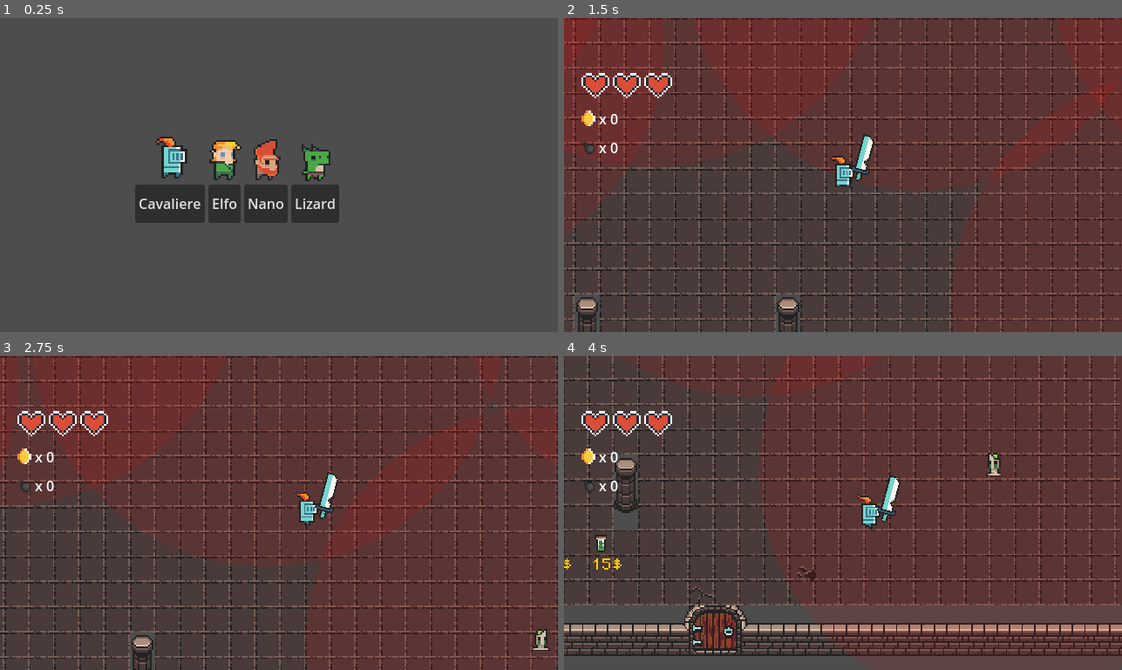
Above: before the commit, frames 1-4 (two rows, left to right).
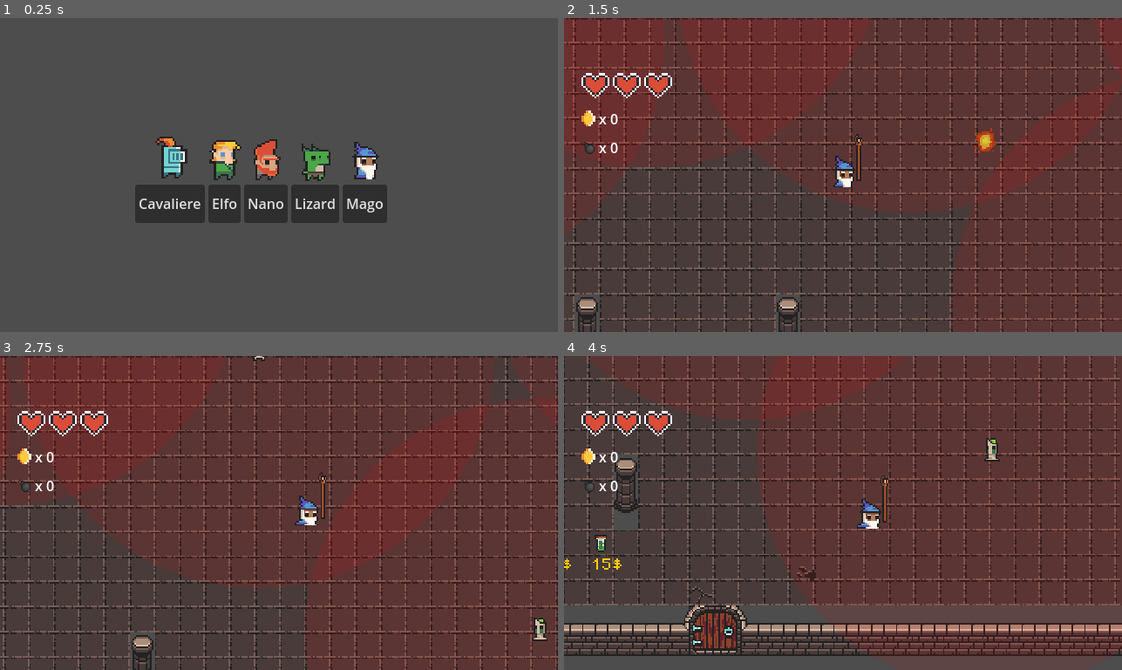
Above: after the commit, the same moments.

Repository: dadifr/Mobile_comp_Godot
Game: Godot game, scene res://scenes/character_selection.tscn
Two runs of this game, one before a commit and one after it. Both use one fixed random seed, a clock stepped at 60 frames per second and the inputs below. This scene is started directly instead of the project's main scene.
Inputs (mouse positions are in pixels of both pictures, inside the frame that each line leads up to):
- Up to frame 1 (0.25 s): no input
- Up to frame 2 (1.5 s): click (926, 203) at 0.5 s, where only the run after the commit has a clickable "Mago"; click (731, 203) at 1.25 s, where only the run before the commit has a clickable "Cavaliere"
- Up to frame 3 (2.75 s): hold Right (ui_right) from 2.03 s (still down); tap Space (attack) at 2.1 s
- Up to frame 4 (4 s): release Right (ui_right) at 2.78 s; hold Down (ui_down) 2.78-3.53 s; tap Shift (dash) at 2.85 s; hold Right (ui_right) from 3.53 s (still down); tap F (interact) at 3.6 s

The runs differ from the first frame. In frame 1, 1.3% of the frame differs, in the area x 61-70%, y 39-66%; in frame 2, 0.8%; in frame 3, 1.0%; in frame 4, 0.9%.

Commit message:
new pg
creato nuovo personaggio giocabile, gia aggiunto alla schermata di selezione dei pg

Diff:
--- a/scenes/character_selection.tscn
+++ b/scenes/character_selection.tscn
@@ -7,8 +7,10 @@
 [ext_resource type="Texture2D" uid="uid://flgyr6efghe2" path="res://assets/sprites/frames pg e utility/character/knight_m_idle_anim_f0.png" id="4_iixut"]
 [ext_resource type="Texture2D" uid="uid://ded544xo5cem3" path="res://assets/sprites/frames pg e utility/character/elf_m_idle_anim_f0.png" id="5_dv8bk"]
 [ext_resource type="PackedScene" uid="uid://bjaiw72yylptu" path="res://scenes/pg/lizard.tscn" id="5_v724p"]
+[ext_resource type="PackedScene" uid="uid://bfh75dgljhtwx" path="res://scenes/pg/mago.tscn" id="6_7rsvw"]
 [ext_resource type="Texture2D" uid="uid://l4mvjx0sr5t5" path="res://assets/sprites/frames pg e utility/character/dwarf_m_idle_anim_f0.png" id="7_iixut"]
 [ext_resource type="Texture2D" uid="uid://bvsgl2fwpb4yf" path="res://assets/sprites/frames pg e utility/character/lizard_m_idle_anim_f0.png" id="8_iixut"]
+[ext_resource type="Texture2D" uid="uid://bclwst5k6jahl" path="res://assets/sprites/frames pg e utility/character/wizzard_m_idle_anim_f0.png" id="10_v724p"]
 
 [node name="CharacterSelection" type="Control"]
 layout_mode = 3
@@ -20,6 +22,7 @@
 elf_scene = ExtResource("3_cqj7k")
 dwarf_scene = ExtResource("4_cqj7k")
 lizard_scene = ExtResource("5_v724p")
+mage_scene = ExtResource("6_7rsvw")
 
 [node name="ImCavaliere" type="TextureRect" parent="."]
 custom_minimum_size = Vector2(16, 16)
@@ -65,6 +68,17 @@
 expand_mode = 1
 stretch_mode = 5
 
+[node name="ImMago" type="TextureRect" parent="."]
+custom_minimum_size = Vector2(16, 16)
+layout_mode = 0
+offset_left = 393.0
+offset_top = 122.0
+offset_right = 442.0
+offset_bottom = 185.0
+texture = ExtResource("10_v724p")
+expand_mode = 1
+stretch_mode = 5
+
 [node name="HBoxContainer" type="HBoxContainer" parent="."]
 layout_mode = 0
 offset_left = 155.0
@@ -87,3 +101,7 @@
 [node name="BtnLizard" type="Button" parent="HBoxContainer"]
 layout_mode = 2
 text = "Lizard"
+
+[node name="BtnMago" type="Button" parent="HBoxContainer"]
+layout_mode = 2
+text = "Mago"
--- /dev/null
+++ b/scenes/pg/mago.tscn
@@ -0,0 +1,154 @@
+[gd_scene load_steps=27 format=3 uid="uid://bfh75dgljhtwx"]
+
+[ext_resource type="Script" uid="uid://duh7e6f4tpugl" path="res://scripts/cavaliere.gd" id="1_r6j4t"]
+[ext_resource type="PackedScene" uid="uid://cdcedd8m54axk" path="res://scenes/bomb.tscn" id="2_gioyb"]
+[ext_resource type="Texture2D" uid="uid://8r5bymvp5u65" path="res://assets/sprites/frames pg e utility/character/wizzard_m_hit_anim_f0.png" id="3_r6j4t"]
+[ext_resource type="Texture2D" uid="uid://cea087fh7b78s" path="res://assets/sprites/frames pg e utility/character/wizzard_m_idle_anim_f2.png" id="4_gioyb"]
+[ext_resource type="Texture2D" uid="uid://bclwst5k6jahl" path="res://assets/sprites/frames pg e utility/character/wizzard_m_idle_anim_f0.png" id="5_5qqet"]
+[ext_resource type="Texture2D" uid="uid://b5nvunub53rcr" path="res://assets/sprites/frames pg e utility/character/wizzard_m_idle_anim_f1.png" id="6_w72my"]
+[ext_resource type="Texture2D" uid="uid://ds2f0ensixoqk" path="res://assets/sprites/frames pg e utility/character/wizzard_m_idle_anim_f3.png" id="7_sqjig"]
+[ext_resource type="Texture2D" uid="uid://b6ddb5m5j5eun" path="res://assets/sprites/frames pg e utility/character/wizzard_m_run_anim_f0.png" id="8_apqfm"]
+[ext_resource type="Texture2D" uid="uid://bkyxxmi3g6ch0" path="res://assets/sprites/frames pg e utility/character/wizzard_m_run_anim_f1.png" id="9_udtv4"]
+[ext_resource type="Texture2D" uid="uid://dvg5gxlj2h4ga" path="res://assets/sprites/frames pg e utility/character/wizzard_m_run_anim_f2.png" id="10_vb5uy"]
+[ext_resource type="Texture2D" uid="uid://2v0jcde2a0vk" path="res://assets/sprites/frames pg e utility/character/wizzard_m_run_anim_f3.png" id="11_0mo84"]
+[ext_resource type="PackedScene" uid="uid://duc60vna0lhl8" path="res://scenes/armi/bastone magico.tscn" id="12_t0jya"]
+
+[sub_resource type="AtlasTexture" id="AtlasTexture_1itnr"]
+atlas = ExtResource("3_r6j4t")
+region = Rect2(0, 0, 16, 28)
+
+[sub_resource type="AtlasTexture" id="AtlasTexture_0qgur"]
+atlas = ExtResource("3_r6j4t")
+region = Rect2(0, 0, 16, 28)
+
+[sub_resource type="AtlasTexture" id="AtlasTexture_hjwu5"]
+atlas = ExtResource("4_gioyb")
+region = Rect2(0, 0, 16, 28)
+
+[sub_resource type="AtlasTexture" id="AtlasTexture_beehe"]
+atlas = ExtResource("5_5qqet")
+region = Rect2(0, 0, 16, 28)
+
+[sub_resource type="AtlasTexture" id="AtlasTexture_xmijx"]
+atlas = ExtResource("5_5qqet")
+region = Rect2(0, 0, 16, 28)
+
+[sub_resource type="AtlasTexture" id="AtlasTexture_al0vb"]
+atlas = ExtResource("6_w72my")
+region = Rect2(0, 0, 16, 28)
+
+[sub_resource type="AtlasTexture" id="AtlasTexture_obugc"]
+atlas = ExtResource("4_gioyb")
+region = Rect2(0, 0, 16, 28)
+
+[sub_resource type="AtlasTexture" id="AtlasTexture_apsnc"]
+atlas = ExtResource("7_sqjig")
+region = Rect2(0, 0, 16, 28)
+
+[sub_resource type="AtlasTexture" id="AtlasTexture_4pcu1"]
+atlas = ExtResource("8_apqfm")
+region = Rect2(0, 0, 16, 28)
+
+[sub_resource type="AtlasTexture" id="AtlasTexture_cpyfc"]
+atlas = ExtResource("9_udtv4")
+region = Rect2(0, 0, 16, 28)
+
+[sub_resource type="AtlasTexture" id="AtlasTexture_qubad"]
+atlas = ExtResource("10_vb5uy")
+region = Rect2(0, 0, 16, 28)
+
+[sub_resource type="AtlasTexture" id="AtlasTexture_j08ib"]
+atlas = ExtResource("11_0mo84")
+region = Rect2(0, 0, 16, 28)
+
+[sub_resource type="SpriteFrames" id="SpriteFrames_o4126"]
+animations = [{
+"frames": [{
+"duration": 1.0,
+"texture": SubResource("AtlasTexture_1itnr")
+}],
+"loop": false,
+"name": &"dead",
+"speed": 3.0
+}, {
+"frames": [{
+"duration": 1.0,
+"texture": SubResource("AtlasTexture_0qgur")
+}, {
+"duration": 1.0,
+"texture": SubResource("AtlasTexture_hjwu5")
+}, {
+"duration": 1.0,
+"texture": SubResource("AtlasTexture_beehe")
+}],
+"loop": false,
+"name": &"hurt",
+"speed": 3.0
+}, {
+"frames": [{
+"duration": 1.0,
+"texture": SubResource("AtlasTexture_xmijx")
+}, {
+"duration": 1.0,
+"texture": SubResource("AtlasTexture_al0vb")
+}, {
+"duration": 1.0,
+"texture": SubResource("AtlasTexture_obugc")
+}, {
+"duration": 1.0,
+"texture": SubResource("AtlasTexture_apsnc")
+}],
+"loop": true,
+"name": &"idle",
+"speed": 10.0
+}, {
+"frames": [{
+"duration": 1.0,
+"texture": SubResource("AtlasTexture_4pcu1")
+}, {
+"duration": 1.0,
+"texture": SubResource("AtlasTexture_cpyfc")
+}, {
+"duration": 1.0,
+"texture": SubResource("AtlasTexture_qubad")
+}, {
+"duration": 1.0,
+"texture": SubResource("AtlasTexture_j08ib")
+}],
+"loop": true,
+"name": &"run",
+"speed": 10.0
+}]
+
+[sub_resource type="CircleShape2D" id="CircleShape2D_mdl7e"]
+radius = 6.0
+
+[node name="cavaliere" type="CharacterBody2D" groups=["player"]]
+motion_mode = 1
+script = ExtResource("1_r6j4t")
+bomb_scene = ExtResource("2_gioyb")
+knockback_force = 200.0
+invincibility_time = 0.5
+metadata/_edit_group_ = true
+
+[node name="AnimatedSprite2D" type="AnimatedSprite2D" parent="."]
+sprite_frames = SubResource("SpriteFrames_o4126")
+animation = &"hurt"
+
+[node name="Camera2D" type="Camera2D" parent="."]
+position = Vector2(0, 6)
+zoom = Vector2(1.8, 1.8)
+position_smoothing_enabled = true
+
+[node name="CollisionShape2D" type="CollisionShape2D" parent="."]
+position = Vector2(0, 6)
+shape = SubResource("CircleShape2D_mdl7e")
+
+[node name="Hand" type="Marker2D" parent="."]
+position = Vector2(10, 7)
+metadata/_edit_group_ = true
+
+[node name="bastone magico" parent="Hand" instance=ExtResource("12_t0jya")]
+
+[node name="DamageBoostTimer" type="Timer" parent="."]
+one_shot = true
--- a/scenes/pg/nano.tscn
+++ b/scenes/pg/nano.tscn
@@ -11,7 +11,7 @@
 [ext_resource type="Texture2D" uid="uid://dbdbpdr62vcwp" path="res://assets/sprites/frames pg e utility/character/dwarf_m_run_anim_f1.png" id="8_8v82s"]
 [ext_resource type="Texture2D" uid="uid://dncy2rp0hwn07" path="res://assets/sprites/frames pg e utility/character/dwarf_m_run_anim_f2.png" id="9_m8okl"]
 [ext_resource type="Texture2D" uid="uid://cb4w7gbcsfsg5" path="res://assets/sprites/frames pg e utility/character/dwarf_m_run_anim_f3.png" id="10_tc087"]
-[ext_resource type="PackedScene" uid="uid://duc60vna0lhl8" path="res://scenes/armi/bastone magico.tscn" id="12_al5kh"]
+[ext_resource type="PackedScene" uid="uid://cdvkgub272qvd" path="res://scenes/armi/ascia.tscn" id="12_al5kh"]
 
 [sub_resource type="AtlasTexture" id="AtlasTexture_drixs"]
 atlas = ExtResource("2_tlf1f")
@@ -150,5 +150,4 @@
 position = Vector2(10, 7)
 metadata/_edit_group_ = true
 
-[node name="bastone magico" parent="Hand" instance=ExtResource("12_al5kh")]
-scale = Vector2(0.7, 0.7)
+[node name="Spada" parent="Hand" instance=ExtResource("12_al5kh")]
--- a/scripts/character_selection.gd
+++ b/scripts/character_selection.gd
@@ -5,12 +5,14 @@
 @export var elf_scene: PackedScene
 @export var dwarf_scene: PackedScene
 @export var lizard_scene: PackedScene
+@export var mage_scene: PackedScene
 
 # Riferimenti ai bottoni (se li hai chiamati diversamente, cambia i nomi qui!)
 @onready var btn_knight = $HBoxContainer/BtnCavaliere
 @onready var btn_elf = $HBoxContainer/BtnElfo
 @onready var btn_dwarf = $HBoxContainer/BtnNano
 @onready var btn_lizard = $HBoxContainer/BtnLizard
+@onready var btn_mage = $HBoxContainer/BtnMago
 
 func _ready():
 	# Colleghiamo i click dei bottoni
@@ -18,6 +20,7 @@
 	btn_elf.pressed.connect(_on_elf_selected)
 	btn_dwarf.pressed.connect(_on_dwarf_selected)
 	btn_lizard.pressed.connect(_on_lizard_selected)
+	btn_mage.pressed.connect(_on_mage_selected)
 
 func _on_knight_selected():
 	# 1. Diciamo al GameManager: "Ho scelto il Cavaliere!"
@@ -40,6 +43,11 @@
 	# 2. Carichiamo il livello di gioco
 	start_game()
 
+func _on_mage_selected():
+	GameManager.selected_character_scene = mage_scene
+	# 2. Carichiamo il livello di gioco
+	start_game()
+
 func start_game():
 	# Cambia scena verso il tuo mondo principale (assicurati del percorso!)
 	get_tree().change_scene_to_file("res://scenes/world.tscn")
--- a/scripts/world.gd
+++ b/scripts/world.gd
@@ -11,7 +11,7 @@
 		player_instance = GameManager.selected_character_scene.instantiate()
 	else:
 		print("Nessun personaggio scelto, carico Knight di default.")
-		player_instance = load("res://scenes/cavaliere.tscn").instantiate()
+		player_instance = load("res://scenes/pg/cavaliere.tscn").instantiate()
 
 	# --- 2. POSIZIONAMENTO ---
 	if has_node("SpawnPoint"):
Not shown: 1 places in scenes/character_selection.tscn that only renumber resources
